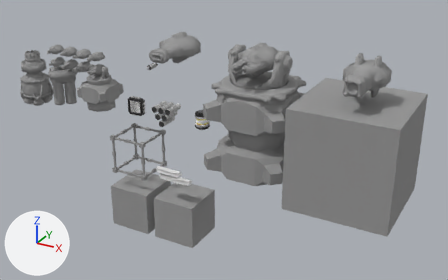
The Blender file 3D/modules.blend as it was, and as the next commit left it.
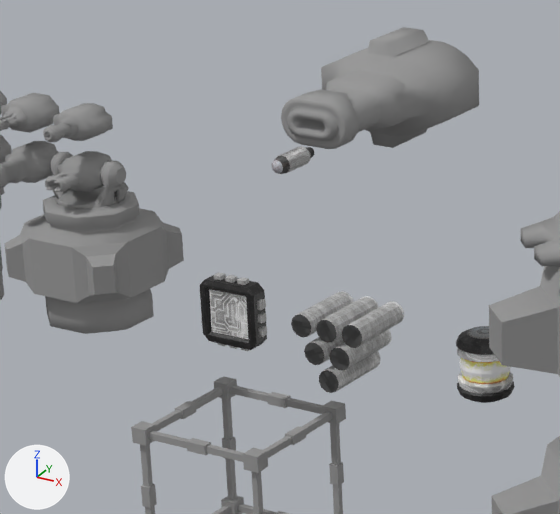
Old and new are each drawn whole from a camera (50 mm lens) standing at (7.95, -10.43, 4.86) and looking at (2.01, 0.37, -0.54) and again close up on the part from 17% to 50% of the width and 9% to 57% of the height. Arrows for +X, +Y and +Z are at lower left; the lights stay in place.

The first close-up shows 'Cube', 'Cube.012', 'Cylinder.001', 'Cylinder.002', 'frameS', 'gunRail', 'ionblaster', 'massDriver', 'mountS', 'mountS.001', 'plasmaCannon', 'railgun'.
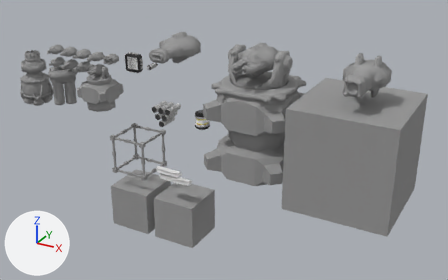
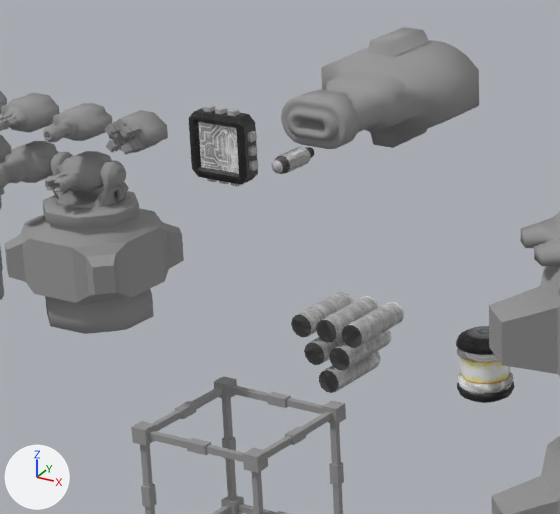
What differs and where, as boxes [x1, y1, x2, y2] in the close-ups (560 x 514 px):
'Cube.012', moved
    before: [199, 272, 267, 351]
    after: [188, 105, 258, 186]
'massDriver.001', added
    after: [104, 110, 168, 155]

The edits, one by one:
Mesh me_cylinder_022 is new.
It has 71 vertices, 65 faces and spans x 0.0..0.151, y -0.11..0.201, z -0.096..0.0.
It uses material mat_structurestex_jpg (its picture is missing).
Object 'Cube.012' (ob_cube_012) moves from (0.0, 0.0, 0.0) to (0.0, 0.0, 1.0).
Object 'massDriver.001' (ob_massdriver_001) is new; it shows me_cylinder_022.
Its location is (-0.6, 0.0, 1.0).
Its rotation in degrees is (-180, 0, 0).
It gains a MIRROR modifier named 'Mirror'.
Modifier setting: use_axis = (True, False, True).
